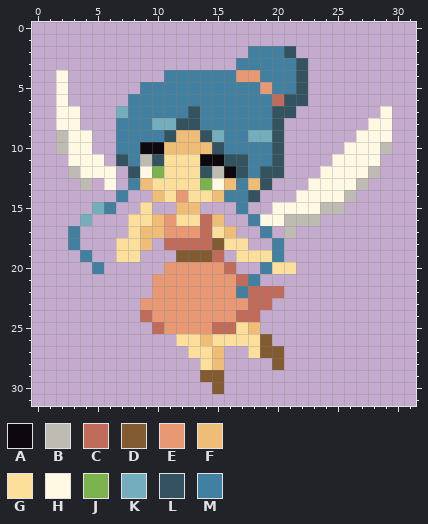
File history of a pixel-art sprite, docs/img/fairy1.png. The picture above is the old version.
The file is 128x128 pixels, drawn in blocks of 4x4; one block is one cell here.
Palette (. is transparent): A #0d080d  B #bebbb2  C #c16c5b  D #825b31  E #e89973  F #f0bd77  G #fbdf9b  H #fff9e4  J #7bb24e  K #74adbb  L #32535f  M #4180a0
Pixels before, first column x 2:
 2 ................MMML........
 3 ...............MMMMML.......
 4 H........MMMMMMEEMMML.......
 5 H......MMMMMMMMMMEMML.......
 6 H.....MMMMMMMMMMMMCLL.......
 7 HH...KMMMMMLMMMMMMLL.......H
 8 HH...MMMKKLLMMMMMML.......HH
 9 BHH..MMMMLFFLKMMKKL......HHH
10 BHH..MMAAFFFFLMMMML.....HHHB
11 .HHH.LMBLGGGAALLMML....HHHH.
12 .BHHH.LHJGGGLBALMLL...HHHHB.
13 ..B.H.MFGGGGJHFMFL...HHHHB..
14 .....M..FGEGGFMML...HHHHB...
15 ...KM..G..FF...M..HHHHBB....
16 ..K...GGFEGGCF..MHHBBB......
17 .M....GFFEEECGF..M.B........
18 .M...GGF.CCCCDGG..M.........
19 ..M..GG...DDDC.GGGM.........
20 ...M.....EEEEEC..MGG........
21 ........EEEEEEECM...........
22 ........EEEEEEEMCCC.........
23 .......EEEEEEEEECC..........
24 .......CEEEEEEECC...........
25 ........CEEEECCGF...........
26 ..........GGFGGGGD..........
27 ...........GGF..GDD.........
28 ............GF....D.........
29 ............DD..............
30 .............D..............
The same view after the edit:
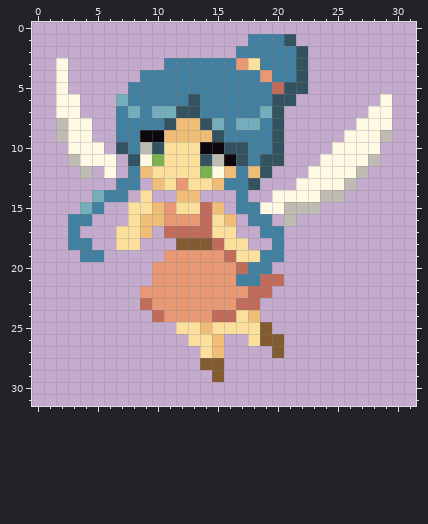
Difference:
Changed rows in their new state; - is an unchanged pixel.
first column x 2:
 1 ----------------MMML--------
 2 ---------------M---ML-------
 3 H--------MMMMMMEG-----------
 4 -------MM------MME----------
 5 ------M----------MCL--------
 6 -H---K-----L------L-.------H
 7 -----MK-KKL------K-.------H-
 8 B-H-----MLFFLK-KK--------H--
 9 -------AAF--FL--MM------H--B
10 .--H-L-BLGGGAALL-------H---.
11 -B--H.LHJ---LBA--L----H---B-
12 -.B.--MFG---JHFMF-.--H---B.-
13 --.-.M-.F-E-GFM-L.--H---B.--
14 ---KM--G..FF...-.-HH--BB.---
15 --KM.-G-FEGGCF--MH-BBB..----
16 -MM----F--EE-GF--M.-..------
17 -----G--.CCC--G---M.--------
18 --M----.-.DDDC--------------
19 ---M-..--EEEEEC--M----------
20 ---.----E-----ECM-..--------
21 ---------------M-CC---------
22 -------E-------E--.---------
23 -------C-------C-.----------
24 -------.C----CCGF-----------
25 --------..GGFGG-GD----------
26 ----------.-GF..--D---------
27 -----------.----..----------
28 ------------DD----.---------
29 ------------.---------------
30 -------------.--------------
Where, in picture pixels (left, top, right, bottom), the same in both pictures:
changed: (56, 34, 392, 394)
